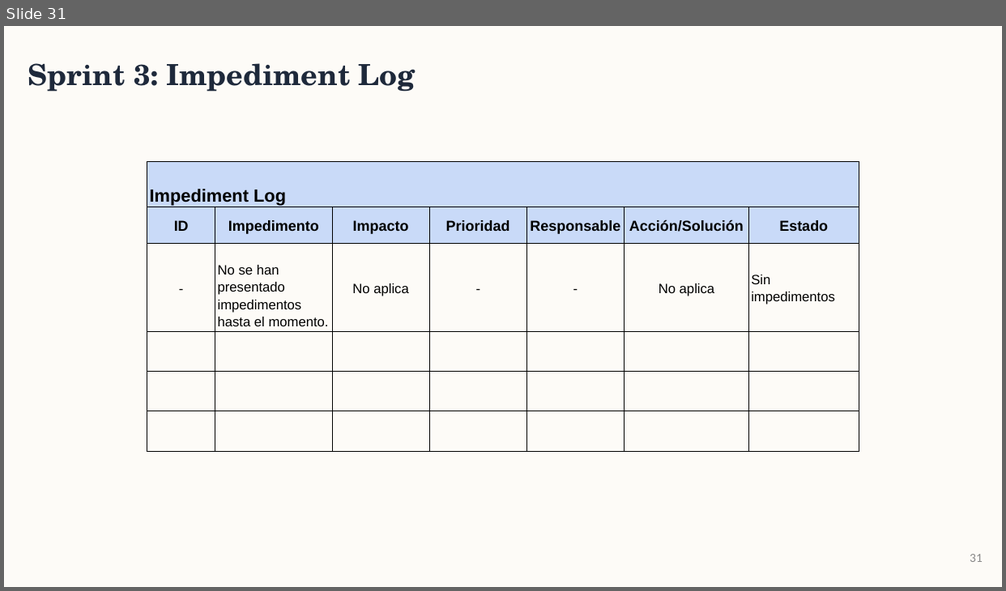
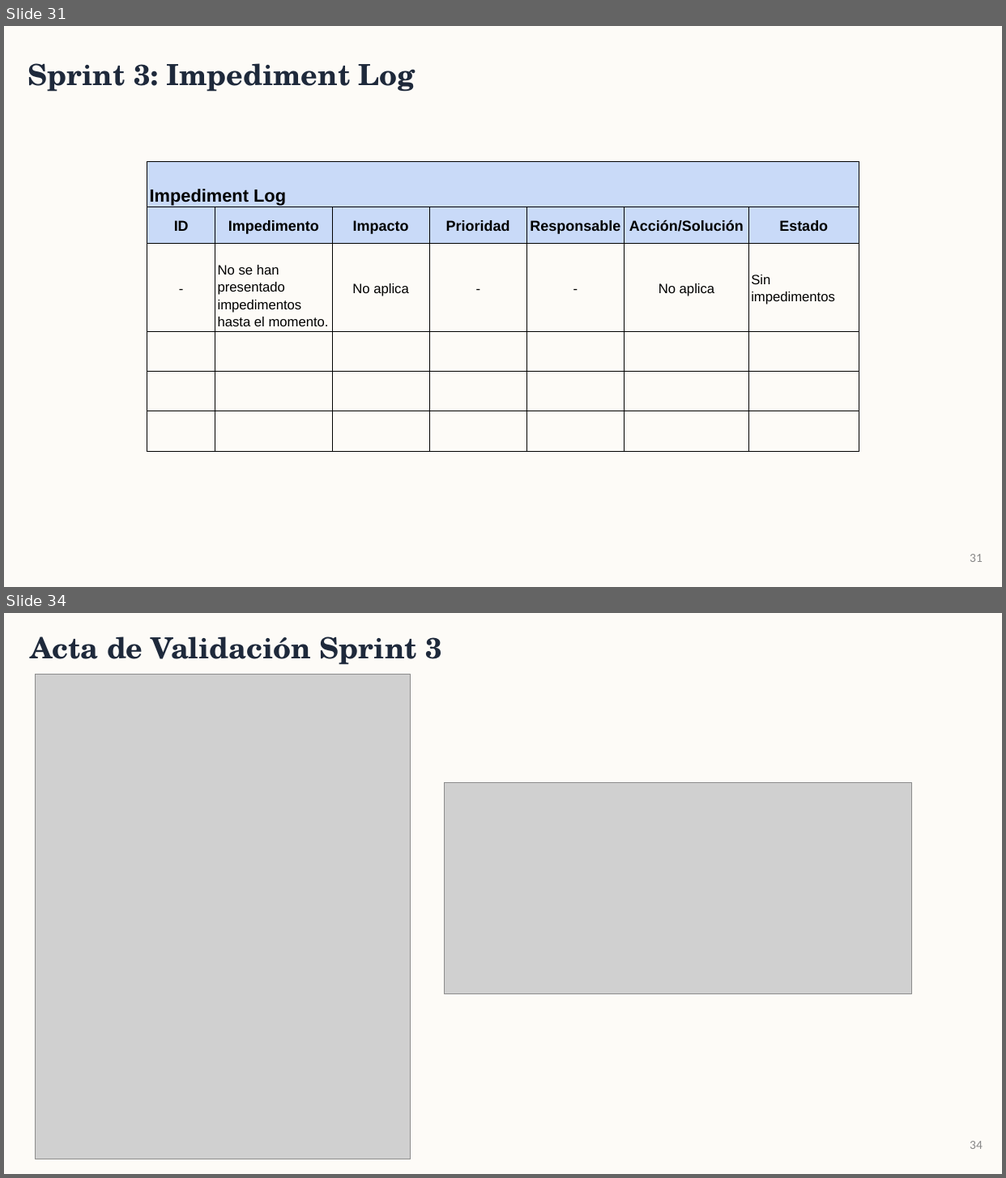
Before and after one commit to BenjaminStavrakopulos/monsite_documentacion, a slide deck: Fase 2/Evidencias Proyecto/Presentación Proyecto.pptx. Shown one above the other, each under a label of ours: slide 31 before the commit, slides 31 and 34 after it; the slides between them are not shown. The pictures are 1006x591 and 1006x1178 pixels, drawn with LibreOffice and Linux fonts; fonts in the diff are those of the drawing; grey boxes stand for pictures. Boxes give left, top, right and bottom in pixels: in the first picture for what was removed or moved away, otherwise in the second. Text is boxed around its words. In the diff, an @@ line names an element or a change of style, - is before the commit and + after.

```diff
--- a/Fase 2/Evidencias Proyecto/Presentación Proyecto.pptx
+++ b/Fase 2/Evidencias Proyecto/Presentación Proyecto.pptx
@@ slide 34 added at [4,613,1002,1174], background #FDFBF7 @@
@@ text added at [30,636,442,665], 28 pt, text #1E293B, bold @@
+Acta de Validación Sprint 3
@@ picture added at [36,675,411,1160] @@
@@ picture added at [444,783,911,995] @@
@@ page number added at [970,1141,982,1149], 12 pt, text #888888 @@
+34
```
Also in this commit, not shown: 3 slides changed, 8 other slides added, 1 other file.
